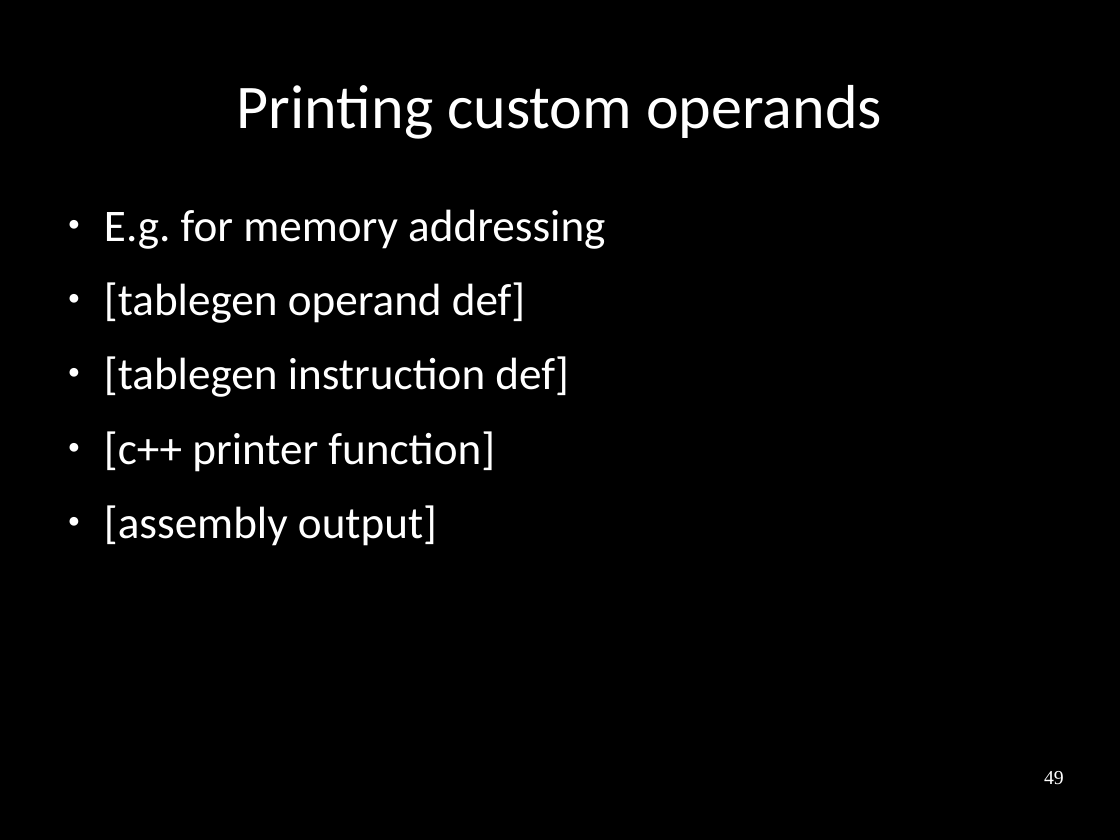
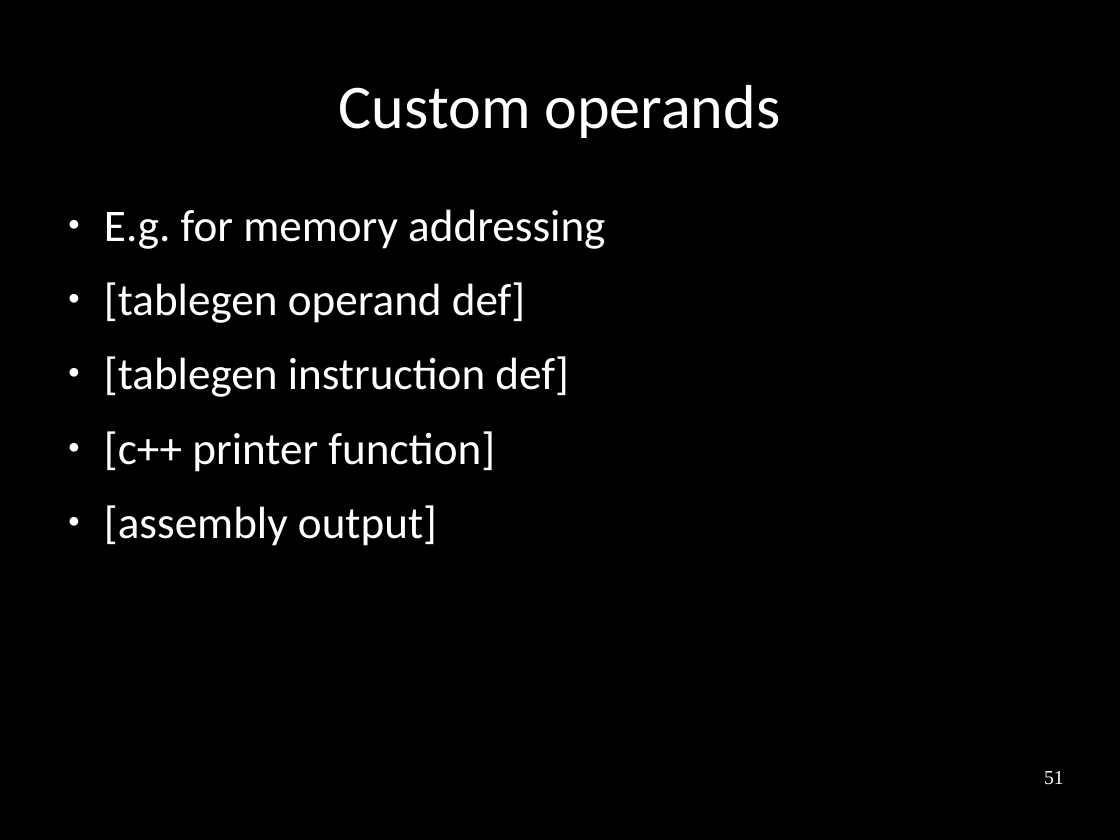
Before and after one commit to frasercrmck/llvm-leg, a slide deck: slide 51 of docs/Codeplay/Slides.odp (slide 49 before the commit). Drawn at 1120x840 pixels with LibreOffice and Linux fonts; fonts in the diff are those of the drawing. Boxes give left, top, right and bottom in pixels: in the first picture for what was removed or moved away, otherwise in the second. Text is boxed around its words. In the diff, an @@ line names an element or a change of style, - is before the commit and + after.

```diff
--- a/docs/Codeplay/Slides.odp
+++ b/docs/Codeplay/Slides.odp
@@ title at <box>339,85,781,138</box>: text changed @@
-Printing custom operands
+Custom operands
@@ page number at <box>1044,771,1064,785</box>: text changed @@
-49
+51
```
Also in this commit, not shown: 10 other slides changed, 6 slides added, 3 slides removed.
